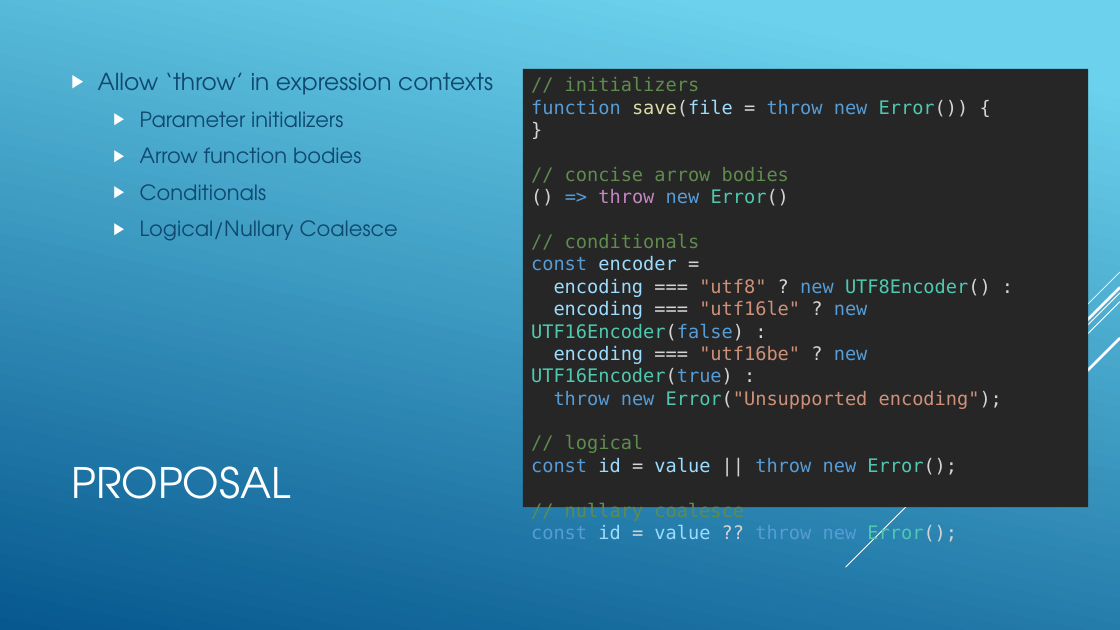
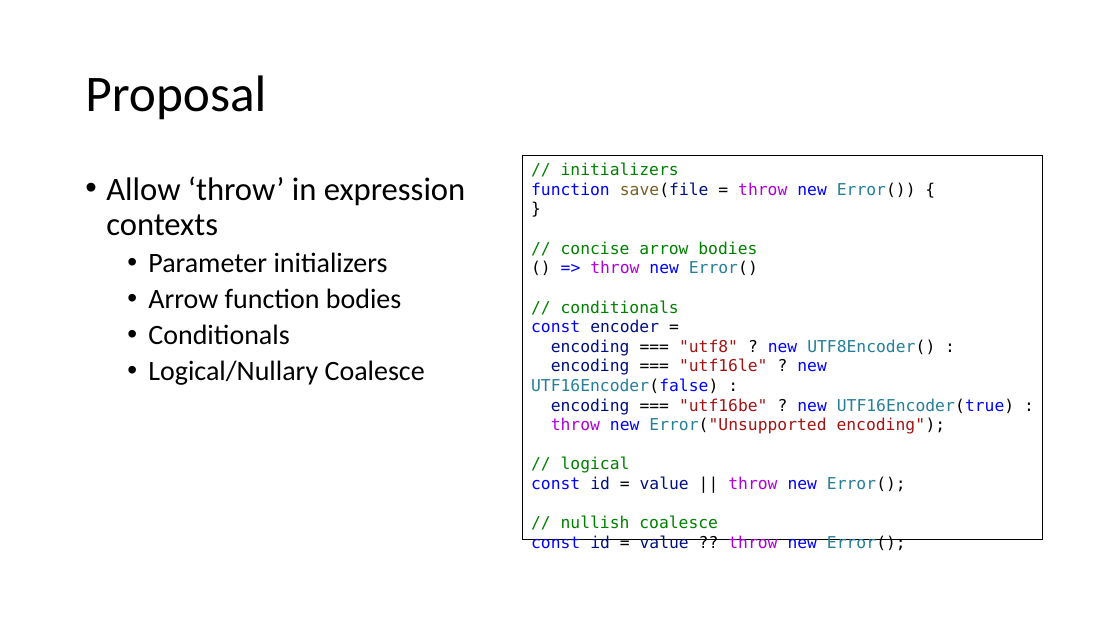
Before and after one commit to tc39/proposal-throw-expressions, a slide deck: slide 2 of docs/ThrowExpressions-tc39.pptx. Drawn at 1120x630 pixels with LibreOffice and Linux fonts; fonts in the diff are those of the drawing. Boxes give left, top, right and bottom in pixels: in the first picture for what was removed or moved away, otherwise in the second. Text is boxed around its words. In the diff, an @@ line names an element or a change of style, - is before the commit and + after.

```diff
--- a/docs/ThrowExpressions-tc39.pptx
+++ b/docs/ThrowExpressions-tc39.pptx
@@ background gradient #6ED2EB to #06588E to #FFFFFF @@
@@ title at [85,75,266,120]: text changed; size 36 to 44 pt; font TeX Gyre Adventor to Calibri; text colour #FFFFFF to #000000 @@
-PROPOSAL
+Proposal
@@ text "Allow ‘throw’ in expression contexts": place and size @@
-text "Allow ‘throw’ in expression contexts" at [98,73,493,241]
+text "Allow ‘throw’ in expression contexts" at [106,176,466,385]
@@ text "Allow ‘throw’ in expression contexts" at [106,176,466,385]: size 20 to 28 pt in "Allow ‘throw’ in expression contexts"; font TeX Gyre Adventor to Calibri, text colour #0F496F to #000000; size 18 to 24 pt in "Parameter initializers", "Arrow function bodies", "Conditionals", "Logical/Nullary Coalesce"; bullet ▶ to •; line spacing 1 to 0.9; less space between paragraphs @@
@@ rectangle "// initializers": place and size @@
-rectangle "// initializers" at [523,69,1088,507]
+rectangle "// initializers" at [523,155,1043,540]
@@ rectangle "// initializers" at [523,155,1043,540]: fill #262626 to #FFFFFF; outline none to #000000 0.75 pt @@
@@ text in rectangle at [531,162,916,197]: text changed; size 16 to 14 pt; text colour #569CD6 to #008000 @@
-// initializers
-function save(file = throw new Error()) {
+// initializers
+function save(file = throw new Error()) {
@@ text in rectangle at [531,241,1014,551]: size 16 to 14 pt in "}", "// concise arrow bodies", "() => throw new Error()", "// conditionals" and 8 more places; text colour #D4D4D4 to #000000 in "}", "() Error()", "=", "=== ? UTF8Encoder() :" and 5 more places; text colour #608B4E to #008000 in "// concise arrow bodies", "// conditionals", "// logical"; text colour #569CD6 to #0000FF in "=> new", "const", "new", "new UTF16Encoder(false)" and 4 more places; text colour #C586C0 to #AF00DB in "throw"; text colour #4EC9B0 to #267F99 in "Error()", "UTF8Encoder()", "UTF16Encoder(false)", "UTF16Encoder(true)" and 3 more places; text colour #9CDCFE to #001080 in "encoder", "encoding", "encoding", "encoding" and 2 more places; text colour #CE9178 to #A31515 in ""utf8"", ""utf16le"", ""utf16be"", "Error("Unsupported encoding");"; text colour #569CD6 to #AF00DB in "throw", "throw", "throw" @@
@@ group removed at [846,272,1120,567]: 5 lines @@
@@ text in rectangle at [561,515,718,529]: text changed; size 16 to 14 pt; text colour #608B4E to #008000 @@
-// nullary coalesce
+// nullish coalesce
```
Also in this commit, not shown: 5 other slides changed, 1 slide added, 3 other files.
